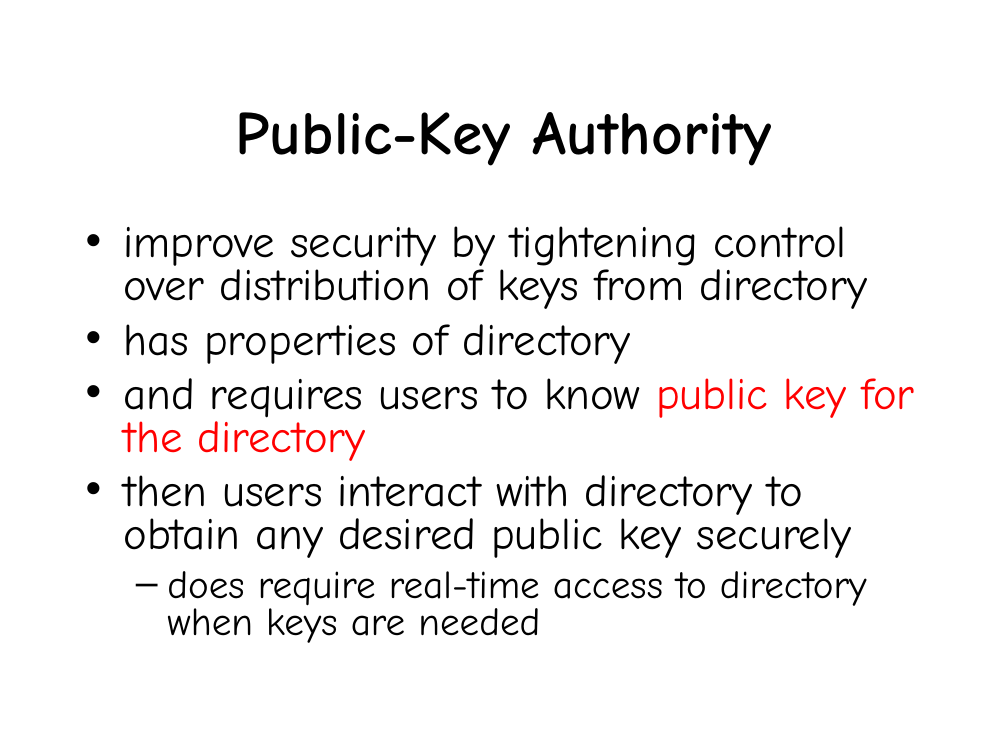
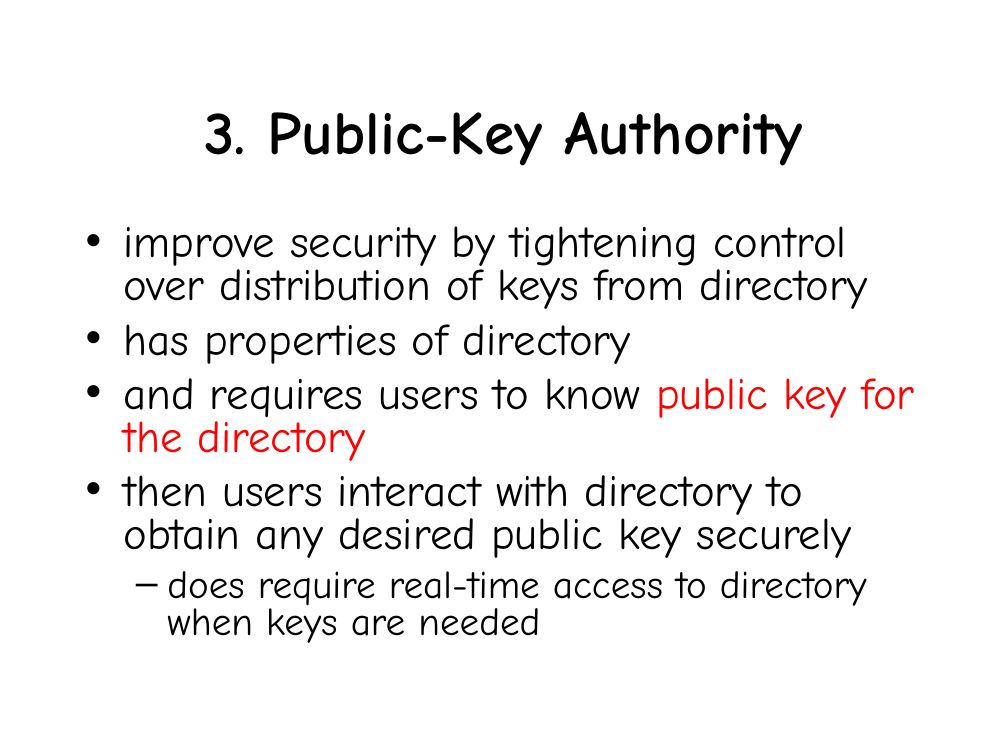
Before and after one commit to pavnkb/4-1, a slide deck: slide 29 of IS/Unit-3 part A 2017.ppt. Drawn at 1008x756 pixels with LibreOffice and Linux fonts; fonts in the diff are those of the drawing. Boxes give left, top, right and bottom in pixels: in the first picture for what was removed or moved away, otherwise in the second. Text is boxed around its words. In the diff, an @@ line names an element or a change of style, - is before the commit and + after.

```diff
--- a/IS/Unit-3 part A 2017.ppt
+++ b/IS/Unit-3 part A 2017.ppt
@@ title at (x1=204, y1=112, x2=803, y2=166): text changed @@
-Public-Key Authority
+3. Public-Key Authority
```
Also in this commit, not shown: 4 other slides changed, 6 other files.
